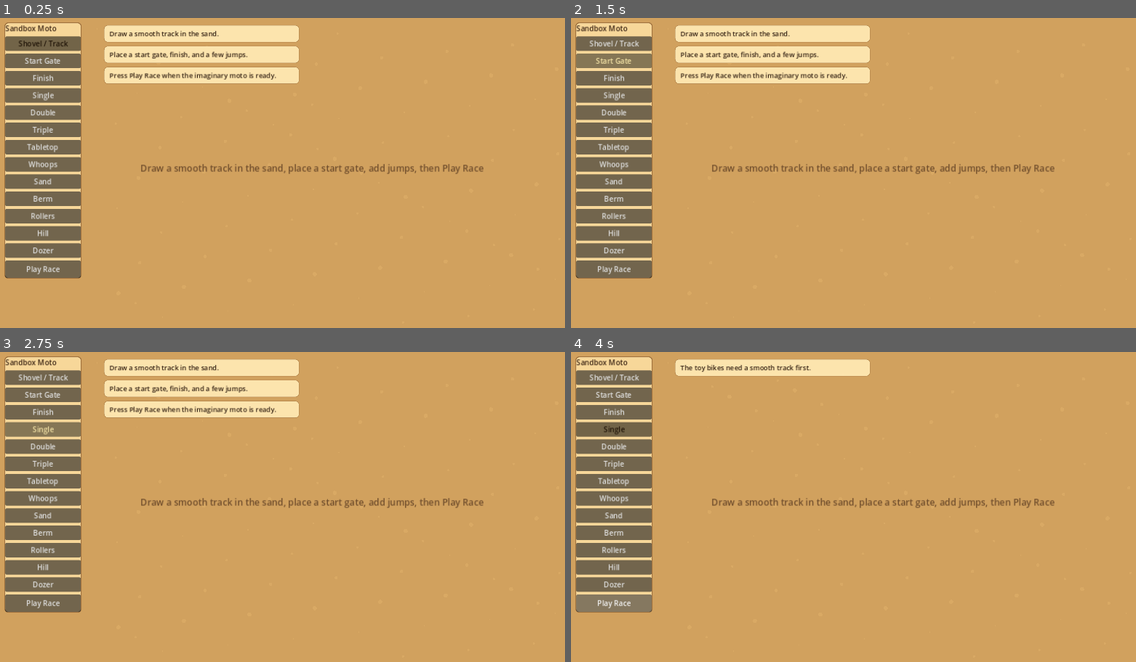
Above: before the commit, frames 1-4 (two rows, left to right).
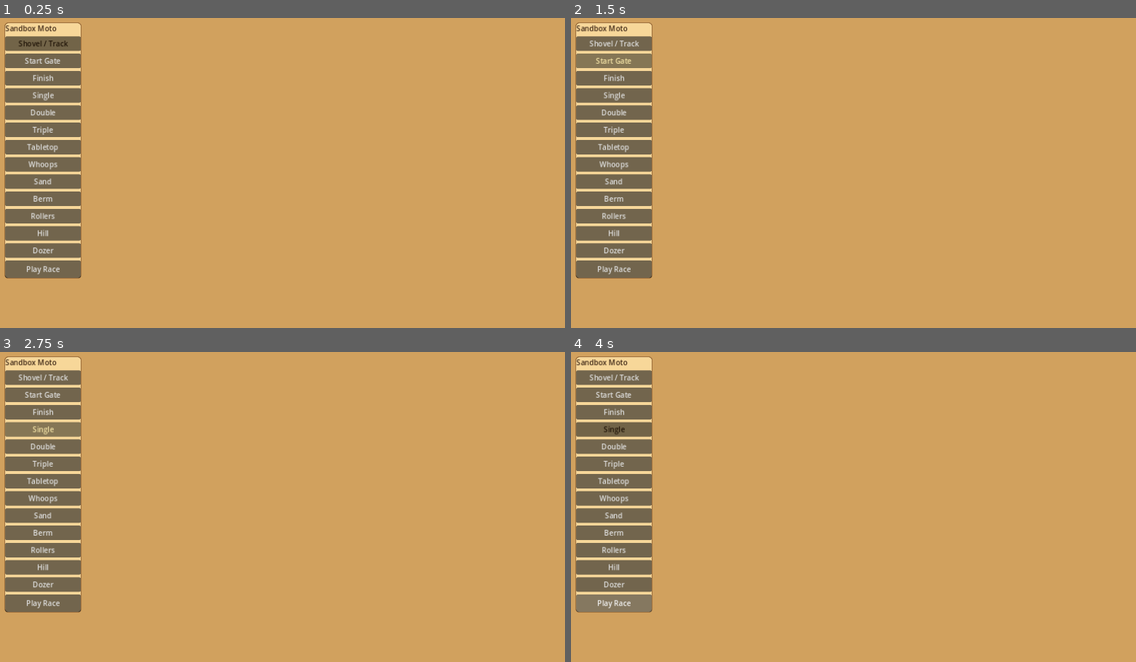
Above: after the commit, the same moments.

Repository: BuiltByLegacy/Sandbox-Moto
Game: Godot game, scene res://scenes/Main.tscn
The game is run twice, just before and just after one commit, with the same random seed, the same clock (stepped at 60 frames per second) and the same inputs.
Inputs:
- Up to frame 1 (0.25 s): no input
- Up to frame 2 (1.5 s): click "Start Gate" at 0.5 s; click "Start Gate" at 1.25 s
- Up to frame 3 (2.75 s): click "Single" at 2 s
- Up to frame 4 (4 s): click "Single" at 2.75 s; click "Play Race" at 3.5 s

The runs differ from the first frame. In frame 1, 6.2% of the frame differs, in the area x 18-86%, y 2-51%; in frame 2, 6.2%; in frame 3, 6.2%; in frame 4, 2.5%.
Error after the commit: Parse Error: Function "draw_ellipse()" not found in base self. (res://scripts/TrackBuilder.gd:186)

Commit message:
feat: add prototype track wear marks

Diff:
--- a/scripts/MainGame.gd
+++ b/scripts/MainGame.gd
@@ -12,10 +12,15 @@
 var active_riders: Array = []
 var finished_count := 0
 var race_running := false
+var wear_timer := 0.0
 
-func _process(_delta: float) -> void:
+func _process(delta: float) -> void:
 	if race_running:
 		cozy_camera.focus_on_riders(active_riders)
+		wear_timer -= delta
+		if wear_timer <= 0.0:
+			wear_timer = 0.08
+			_add_race_wear()
 
 func _ready() -> void:
 	rng.randomize()
@@ -44,6 +49,7 @@
 func _start_race(path: Array[Vector2]) -> void:
 	race_running = true
 	finished_count = 0
+	wear_timer = 0.0
 	_clear_riders()
 	feedback_system.clear()
 	track_builder.set_build_enabled(false)
@@ -81,6 +87,7 @@
 	if messages.is_empty():
 		messages.append("The little moto felt smooth and fast.")
 	messages.append("One more race?")
+	_add_obstacle_wear()
 
 	feedback_system.show_feedback(messages)
 	track_builder.set_build_enabled(true)
@@ -91,6 +98,16 @@
 	for child in riders_root.get_children():
 		child.queue_free()
 	active_riders.clear()
+
+func _add_race_wear() -> void:
+	for rider in active_riders:
+		if is_instance_valid(rider) and not rider.finished_race:
+			track_builder.add_track_wear(rider.global_position, 0.75)
+
+func _add_obstacle_wear() -> void:
+	for obstacle in track_builder.get_obstacles():
+		track_builder.add_track_wear(obstacle.global_position, 1.35)
+		track_builder.add_track_wear(obstacle.global_position + Vector2(18, 10), 0.95)
 
 func _has_obstacle_type(obstacle_type: String) -> bool:
 	for obstacle in track_builder.get_obstacles():
--- a/scripts/TrackBuilder.gd
+++ b/scripts/TrackBuilder.gd
@@ -15,9 +15,12 @@
 var has_finish := false
 var is_drawing := false
 var build_enabled := true
+var wear_marks: Array[Dictionary] = []
+var wear_rng := RandomNumberGenerator.new()
 
 func _ready() -> void:
 	set_process_input(true)
+	wear_rng.randomize()
 
 func set_tool(tool_name: String) -> void:
 	active_tool = tool_name
@@ -52,6 +55,18 @@
 
 func get_obstacles() -> Array:
 	return obstacles.duplicate()
+
+func add_track_wear(world_pos: Vector2, intensity := 1.0) -> void:
+	var offset := Vector2(wear_rng.randf_range(-9.0, 9.0), wear_rng.randf_range(-7.0, 7.0))
+	wear_marks.append({
+		"position": world_pos + offset,
+		"radius": wear_rng.randf_range(3.5, 8.0) * intensity,
+		"alpha": clampf(wear_rng.randf_range(0.18, 0.36) * intensity, 0.12, 0.52),
+		"stretch": wear_rng.randf_range(1.0, 2.4)
+	})
+	if wear_marks.size() > 420:
+		wear_marks.pop_front()
+	queue_redraw()
 
 func _unhandled_input(event: InputEvent) -> void:
 	if not build_enabled:
@@ -82,6 +97,7 @@
 			is_drawing = true
 			track_points.clear()
 			smoothed_points.clear()
+			wear_marks.clear()
 			track_points.append(mouse_pos)
 			queue_redraw()
 		"start":
@@ -141,6 +157,7 @@
 func _draw() -> void:
 	_draw_sand_texture()
 	_draw_track()
+	_draw_track_wear()
 	_draw_start_finish()
 
 func _draw_sand_texture() -> void:
@@ -159,6 +176,14 @@
 	draw_polyline(PackedVector2Array(path), Color(0.42, 0.26, 0.12, 0.35), 32.0, true)
 	draw_polyline(PackedVector2Array(path), Color(0.68, 0.43, 0.20, 0.65), 20.0, true)
 	draw_polyline(PackedVector2Array(path), Color(0.95, 0.75, 0.42, 0.28), 4.0, true)
+
+func _draw_track_wear() -> void:
+	for mark in wear_marks:
+		var pos: Vector2 = mark["position"]
+		var radius: float = mark["radius"]
+		var alpha: float = mark["alpha"]
+		var stretch: float = mark["stretch"]
+		draw_ellipse(pos, radius * stretch, radius * 0.62, Color(0.27, 0.16, 0.08, alpha))
 
 func _draw_start_finish() -> void:
 	if has_start:
